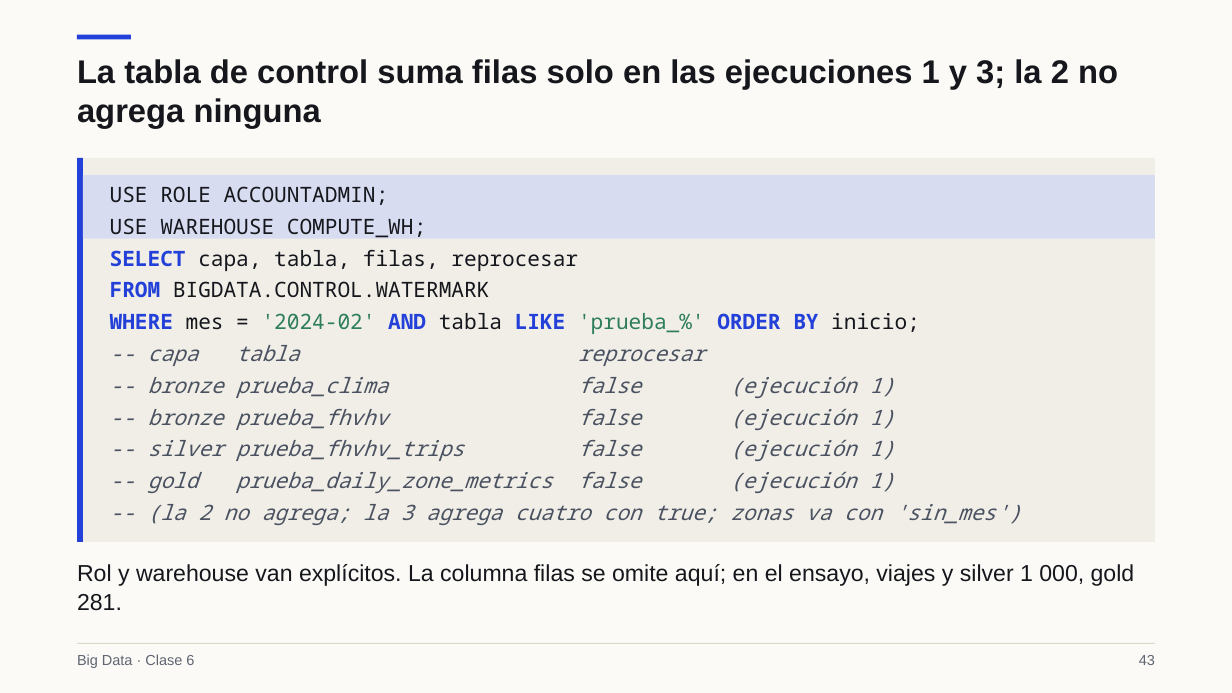
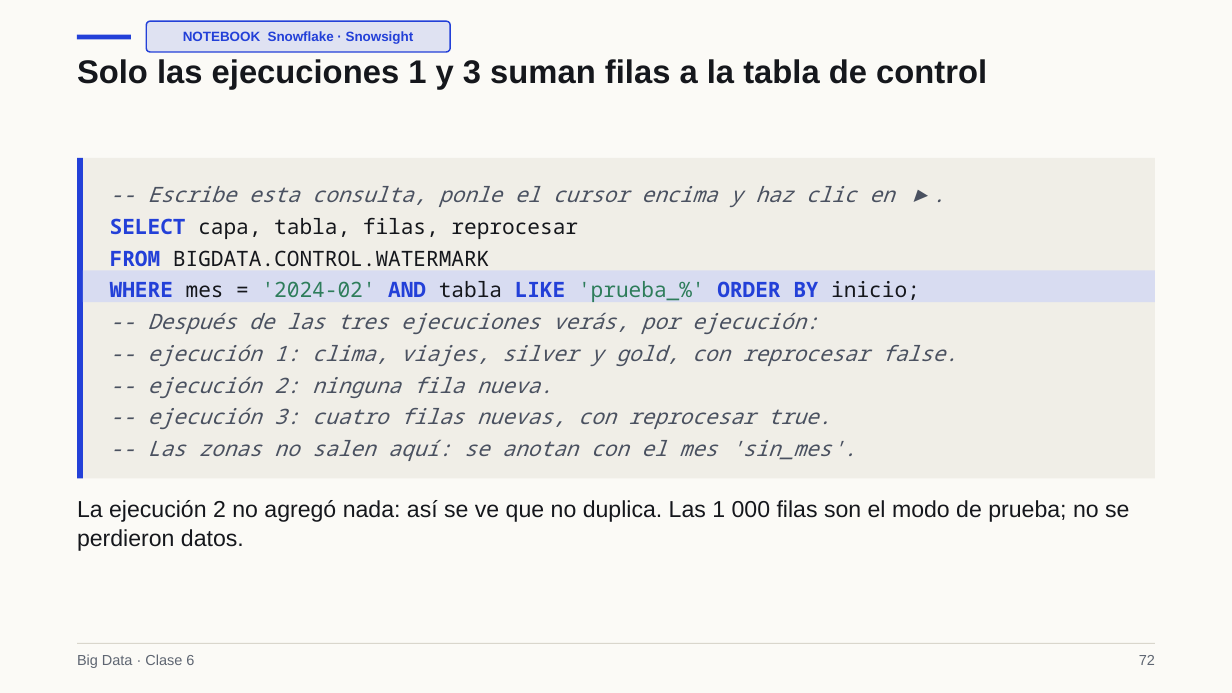
Before and after one commit to Apaezc/bigdata-udem-2026, a slide deck: slide 72 of curso/clase06/deck/slides.pptx (slide 43 before the commit). Drawn at 1232x693 pixels with LibreOffice and Linux fonts; fonts in the diff are those of the drawing. Boxes give left, top, right and bottom in pixels: in the first picture for what was removed or moved away, otherwise in the second. Text is boxed around its words. In the diff, an @@ line names an element or a change of style, - is before the commit and + after.

```diff
--- a/curso/clase06/deck/slides.pptx
+++ b/curso/clase06/deck/slides.pptx
@@ rounded rectangle added at (146,21,450,52), fill #DFE2F2, outline #2340D8 1.12 pt @@
@@ text at (77,59,987,90): text changed @@
-La tabla de control suma filas solo en las ejecuciones 1 y 3; la 2 no agrega ninguna
+Solo las ejecuciones 1 y 3 suman filas a la tabla de control
@@ text added at (183,31,414,44), 10.5 pt, text #2340D8, bold @@
+NOTEBOOK Snowflake · Snowsight
@@ rectangle: place and size @@
-rectangle at (77,158,1155,543)
+rectangle at (77,158,1155,479)
@@ rectangle: place and size @@
-rectangle at (77,158,82,543)
+rectangle at (77,158,82,479)
@@ rectangle removed at (83,176,1155,207) @@
@@ text at (148,186,894,207): text changed; text colour #15171C to #4A5160; italic on @@
-USE ROLE ACCOUNTADMIN;
-USE WAREHOUSE COMPUTE_WH;
+-- Escribe esta consulta, ponle el cursor encima y haz clic en ▶.
@@ rectangle: place and size @@
-rectangle at (83,207,1155,238)
+rectangle at (83,271,1155,302)
@@ text at (148,313,958,461): text changed @@
--- capa tabla reprocesar
--- bronze prueba_clima false (ejecución 1)
--- bronze prueba_fhvhv false (ejecución 1)
--- silver prueba_fhvhv_trips false (ejecución 1)
--- gold prueba_daily_zone_metrics false (ejecución 1)
--- (la 2 no agrega; la 3 agrega cuatro con true; zonas va con 'sin_mes')
+-- Después de las tres ejecuciones verás, por ejecución:
+-- ejecución 1: clima, viajes, silver y gold, con reprocesar false.
+-- ejecución 2: ninguna fila nueva.
+-- ejecución 3: cuatro filas nuevas, con reprocesar true.
+-- Las zonas no salen aquí: se anotan con el mes 'sin_mes'.
@@ text added at (77,500,1129,551), 18 pt, text #15171C @@
+La ejecución 2 no agregó nada: así se ve que no duplica. Las 1 000 filas son el modo de prueba; no se perdieron datos.
@@ text removed at (77,564,1135,611) @@
-Rol y warehouse van explícitos. La columna filas se omite aquí; en el ensayo, viajes y silver 1 000, gold 281.
@@ text at (1139,655,1155,665): text changed @@
-43
+72
```
Also in this commit, not shown: 39 other slides changed, 41 slides added, 3 slides removed, 5 other files.
